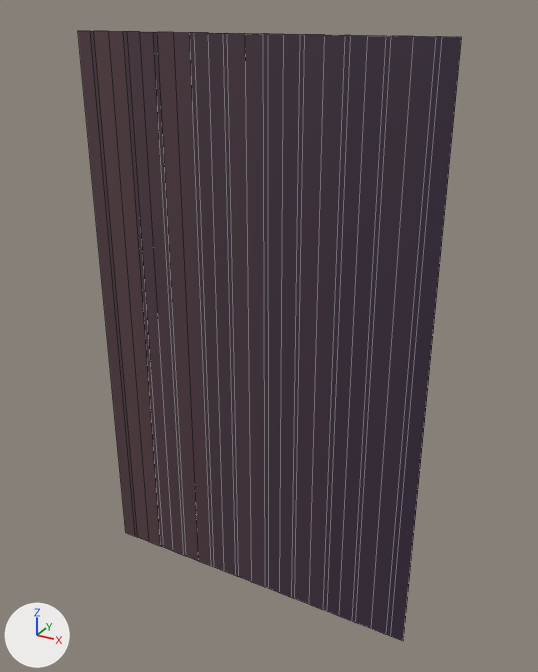
An edit to the FBX model Source/Game/data/models/PlatformMeshes/SM_Baseblock1x0.3Level2.fbx, drawn before and after from the same camera.
Both versions are drawn from a 50 mm camera at (7.18, -7.93, 4.26) aimed at (2.7, 0.21, 0.19). Lighting does not change. The marker at lower left points along +X, +Y and +Z. The picture after the commit comes second. Mesh edges are drawn as thin lines. Where no turn or scale is listed for an object, it has been applied to the vertices. Vertices at exactly the same position are counted once.

Script lines for the objects in view, before the commit:
```python
me_cube_036 = bpy.data.meshes.new('Cube.036')
me_cube_036.from_pydata(...)  # 62 vertices, 30 faces; spans x 0.0..5.0, y 0.0, z -4.0..4.0
me_cube_036.materials.append(mat_material_002)  # picture img_t_bonytony_gradientatlas_background_dds
# before: 0 (0.0, 0.0, -4.0) at pixel (125, 532), 1 (0.0, 0.0, 4.0) at pixel (77, 30), 6 (0.2, 0.0, 4.0) at pixel (89, 30), 10 (0.2, 0.0, -4.0) at pixel (134, 536)
# before: 50 (5.0, 0.0, -4.0) at pixel (403, 641), 51 (5.0, 0.0, 4.0) at pixel (461, 37), 53 (4.8, 0.0, 4.0) at pixel (441, 36), 55 (4.8, 0.0, -4.0) at pixel (390, 636)
ob_base_sidenew_001 = bpy.data.objects.new('Base_sideNew.001', me_cube_036)
ob_base_sidenew_001.location = (0.0, 0.0, 0.0)
```
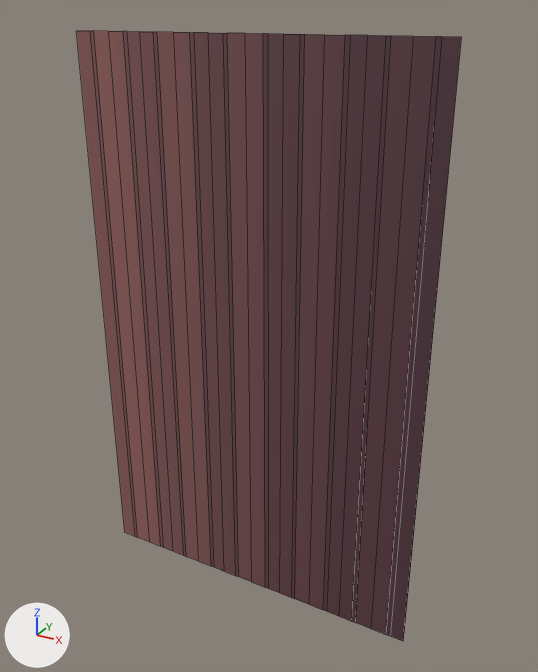
Where the newer file only moved an object's origin or applied its transform, the numbers keep the older frame.

Boxes [x1, y1, x2, y2] around the edits, measured in the pictures (538 x 672 px; the box of a moved part takes in the faces that stretch with it):
```json
{"object": "Base_sideNew.001", "change": "reshaped", "before": [78, 31, 462, 641], "after": [77, 30, 462, 641]}
{"part": 1, "of": "me_cube_036", "change": "moved or reshaped", "before": [78, 31, 135, 536], "after": [77, 30, 135, 536]}
{"part": 2, "of": "me_cube_036", "change": "moved or reshaped", "before": [390, 37, 462, 641], "after": [390, 37, 462, 641]}
{"part": 3, "of": "me_cube_036", "change": "recoloured", "before": [90, 31, 442, 636], "after": [90, 31, 442, 636]}
```

Edits to the scene script, one JSON object a line:
```json
{"op": "add", "block": "img_t_bonytony_gradientatlas_midground_dds", "code": ["img_t_bonytony_gradientatlas_midground_dds = load_image('T_BonyTony_GradientAtlas_MidGround.dds', '../../textures/T_BonyTony_GradientAtlas_MidGround.dds', 1024, 1024, 'sRGB')"]}
{"op": "add", "block": "mat_material_001", "code": ["mat_material_001 = principled_material('Material.001')", "mat_material_001.texture = img_t_bonytony_gradientatlas_midground_dds"]}
{"block": "me_cube_036", "where": "# used by ob_base_sidenew_001; location = (0.0, 0.0, 0.0)"}
{"block": "me_cube_036", "where": "# verts and faces of me_cube_036; kept vertices keep their numbers, new ones are numbered from 62"}
{"op": "remove", "block": "me_cube_036", "code": "me_cube_036.from_pydata(...)  # 62 vertices, 30 faces; spans x 0.0..5.0, y 0.0, z -4.0..4.0"}
{"op": "add", "block": "me_cube_036", "code": "me_cube_036.from_pydata(...)  # 65 vertices, 30 faces; spans x -0.02..5.0, y 0.0, z -4.0..4.0"}
{"block": "me_cube_036", "change": "me_cube_036 part 1"}
{"op": "add", "block": "me_cube_036", "code": "delete_faces([(0, 1, 6, 10)])"}
{"op": "add", "block": "me_cube_036", "code": "verts[62] = (-0.02, 0.0, -4.0)  # pixel (124, 532)"}
{"op": "add", "block": "me_cube_036", "code": "verts[63] = (-0.02, 0.0, 4.0)  # pixel (76, 30)"}
{"op": "add", "block": "me_cube_036", "code": "faces += [(6, 10, 62, 63)]"}
{"block": "me_cube_036", "change": "me_cube_036 part 2"}
{"op": "add", "block": "me_cube_036", "code": "delete_faces([(50, 55, 53, 51)])"}
{"op": "add", "block": "me_cube_036", "code": "verts[64] = (5.0, 0.0, 4.0)  # pixel (461, 37)"}
{"op": "add", "block": "me_cube_036", "code": "faces += [(50, 55, 53, 64)]"}
{"block": "me_cube_036", "change": "me_cube_036 part 3: 28 faces spanning x 0.2..4.8, y 0.0, z -4.0..4.0 switch from mat_material_002 (picture img_t_bonytony_gradientatlas_background_dds) to mat_material_001 (picture img_t_bonytony_gradientatlas_midground_dds)"}
```
